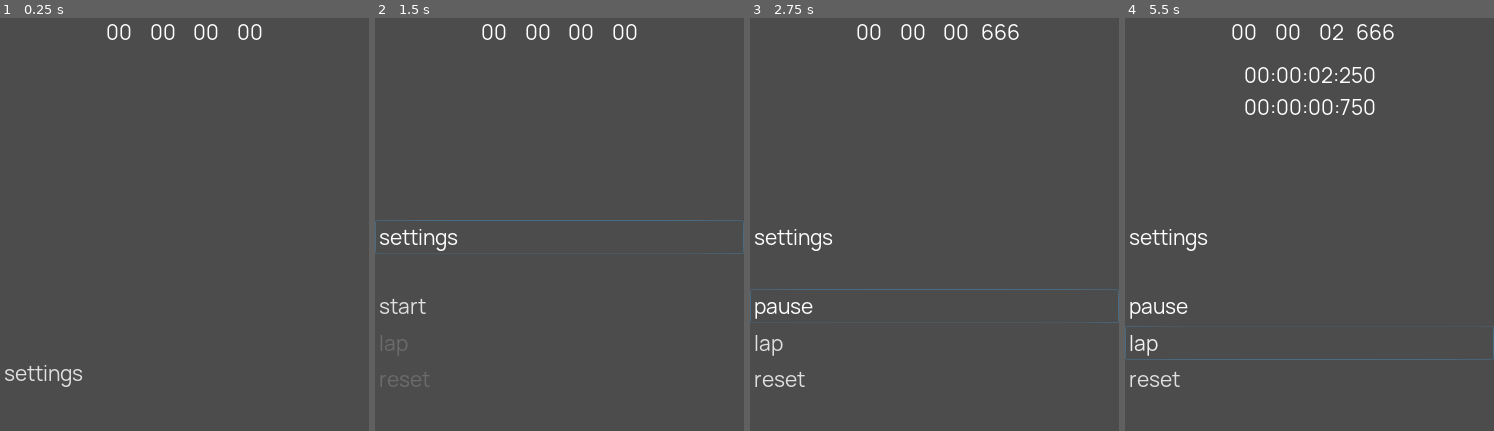
Above: before the commit, frames 1-4 (left to right).
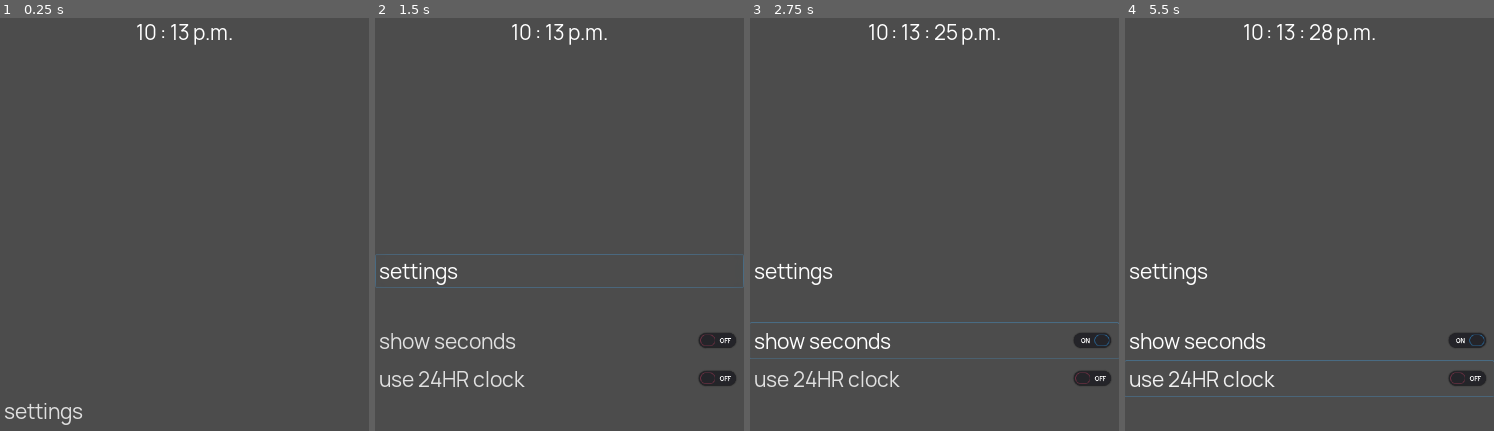
Above: after the commit, the same moments.

Repository: mrwm/clock
Game: Godot game, scene res://Main.tscn
Same seed, same stepped clock (60 frames per second), same inputs: the game is played once before the commit and once after it.
Inputs (mouse positions are in pixels of both pictures, inside the frame that each line leads up to):
- Up to frame 1 (0.25 s): no input
- Up to frame 2 (1.5 s): tap Enter at 0.5 s; move the mouse to (outside the picture) at 0.52 s; click (outside the picture) at 0.67 s; click "settings" at 1.25 s
- Up to frame 3 (2.75 s): click "start" (after the commit: "show seconds") at 2 s
- Up to frame 4 (5.5 s): click "lap" (after the commit: "use 24HR clock") at 2.75 s; click "pause" (after the commit: "show seconds") at 3.5 s; click "resume" (after the commit: "show seconds") at 4.25 s; click "lap" (after the commit: "use 24HR clock") at 5 s

The runs differ from the first frame. In frame 1, 1.3% of the frame differs, in the area x 1-72%, y 1-99%; in frame 2, 4.1%; in frame 3, 4.3%; in frame 4, 5.4%, in the area x 0-100%, y 1-92%.

Commit message:
clean comments and move menu away from individual scenes

Diff:
--- a/Clock.gd
+++ b/Clock.gd
@@ -11,9 +11,6 @@
 # Called when the node enters the scene tree for the first time.
 func _ready():
   Variables.currentScene = Variables.CurrentSceneIs.CLOCK
-  var Menu : PackedScene = load("res://Menu.tscn")
-  var menu = Menu.instance()
-  add_child(menu)
 
   #print(Engine.time_scale) #How fast we want the program to run
   ampm.set_text("")
--- a/Main.gd
+++ b/Main.gd
@@ -38,5 +38,8 @@
         var stopwatchScene = StopwatchScene.instance()
         add_child(stopwatchScene)
         pass
+    var Menu : PackedScene = load("res://Menu.tscn")
+    var menu = Menu.instance()
+    add_child(menu)
     isSceneLoaded = true
   pass
--- a/Menu.gd
+++ b/Menu.gd
@@ -131,12 +131,12 @@
         self.rect_position.y = menuHide
     settingsBtn.pressed = false
 
-# Signal connect via code
+# Settings button
 func _on_SettingsBtn_toggled(button_pressed):
   Variables.showSettings = button_pressed;
   pass
 
-# Signal connect via code
+# First Toggle button
 func _on_FirstToggle_toggled(button_pressed):
   #if (Variables.currentScene == Variables.CurrentSceneIs.ALARM):
   #  print("alarm")
@@ -159,7 +159,7 @@
       toggle2.disabled = true;
   pass
 
-# Signal connect via code
+# Second Toggle button
 func _on_SecondToggle_toggled(button_pressed):
   #if (Variables.currentScene == Variables.CurrentSceneIs.ALARM):
   #  print("alarm")
@@ -175,7 +175,7 @@
     Variables.stopwatchFlip = !Variables.stopwatchFlip
   pass
 
-# Signal connect via code
+# Third Toggle button
 # warning-ignore:unused_argument
 func _on_ThirdToggle_toggled(button_pressed):
   #if (Variables.currentScene == Variables.CurrentSceneIs.ALARM):
--- a/Stopwatch.gd
+++ b/Stopwatch.gd
@@ -20,9 +20,6 @@
 # Called when the node enters the scene tree for the first time.
 func _ready():
   Variables.currentScene = Variables.CurrentSceneIs.STOPWATCH
-  var Menu : PackedScene = load("res://Menu.tscn")
-  var menu = Menu.instance()
-  add_child(menu)
 
   lapContainer.rect_size.y = rect_size.y / 3
   lapContainer.rect_position.y = rect_size.y - (rect_size.y / 2.15)
--- a/Variables.gd
+++ b/Variables.gd
@@ -3,7 +3,7 @@
 
 enum CurrentSceneIs { ALARM, CLOCK, TIMER, STOPWATCH }
 var currentScene = null
-var defaultScene = CurrentSceneIs.STOPWATCH
+var defaultScene = CurrentSceneIs.CLOCK
 
 var showSettings = false;
 
